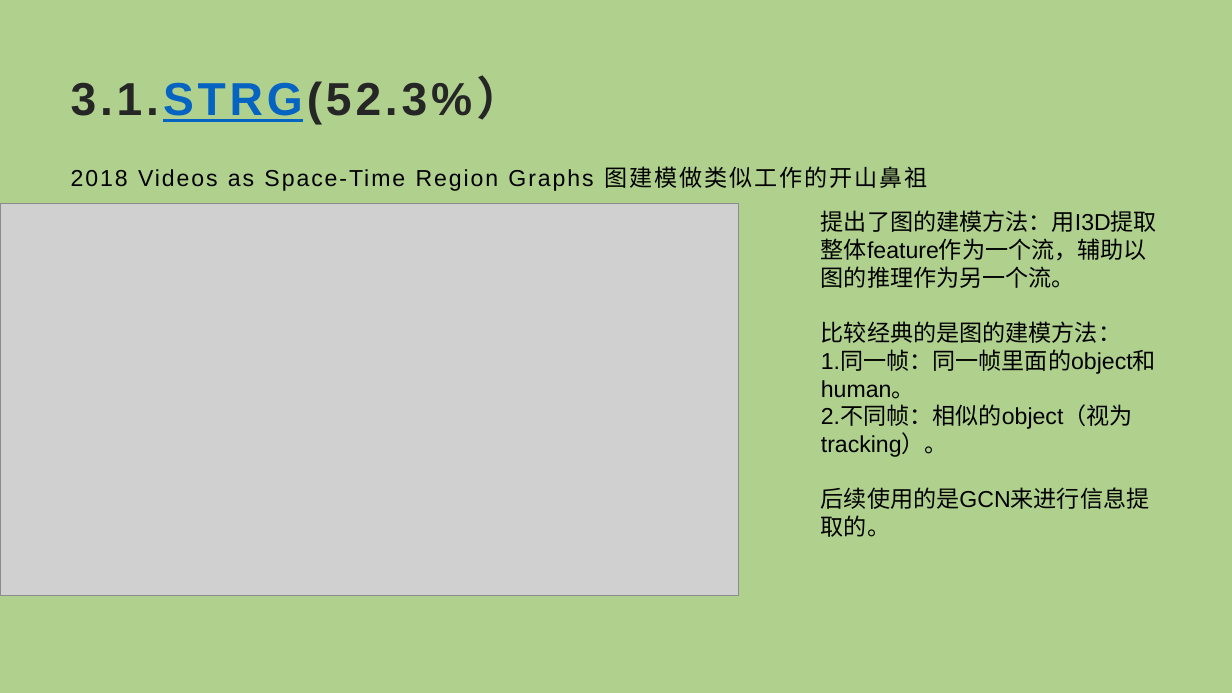
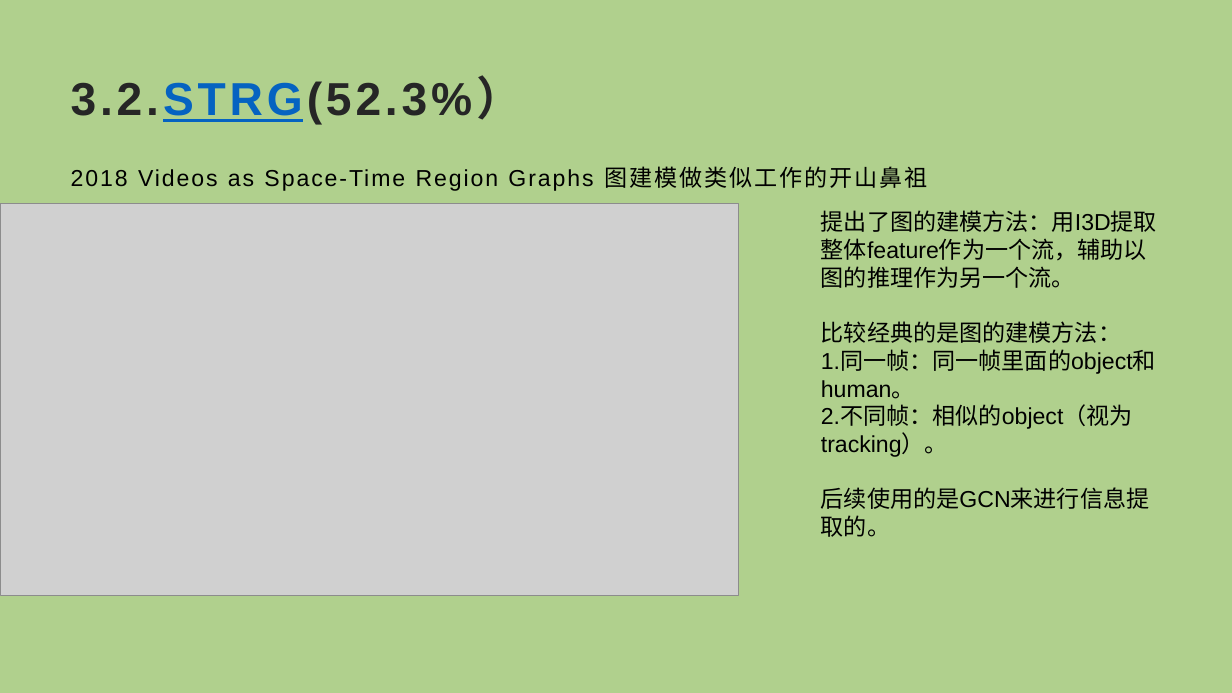
Before and after one commit to Randle-Github/paper-video-action-recognition, a slide deck: slide 8 of compositional action recognition survey.pptx (slide 7 before the commit). Drawn at 1232x693 pixels with LibreOffice and Linux fonts; fonts in the diff are those of the drawing; grey boxes stand for pictures. Boxes give left, top, right and bottom in pixels: in the first picture for what was removed or moved away, otherwise in the second. Text is boxed around its words. In the diff, an @@ line names an element or a change of style, - is before the commit and + after.

```diff
--- a/compositional action recognition survey.pptx
+++ b/compositional action recognition survey.pptx
@@ title at (x1=71, y1=79, x2=523, y2=125): text changed @@
-3.1.STRG(52.3%）
+3.2.STRG(52.3%）
```
Also in this commit, not shown: 9 other slides changed, 5 slides removed, 4 other files.
